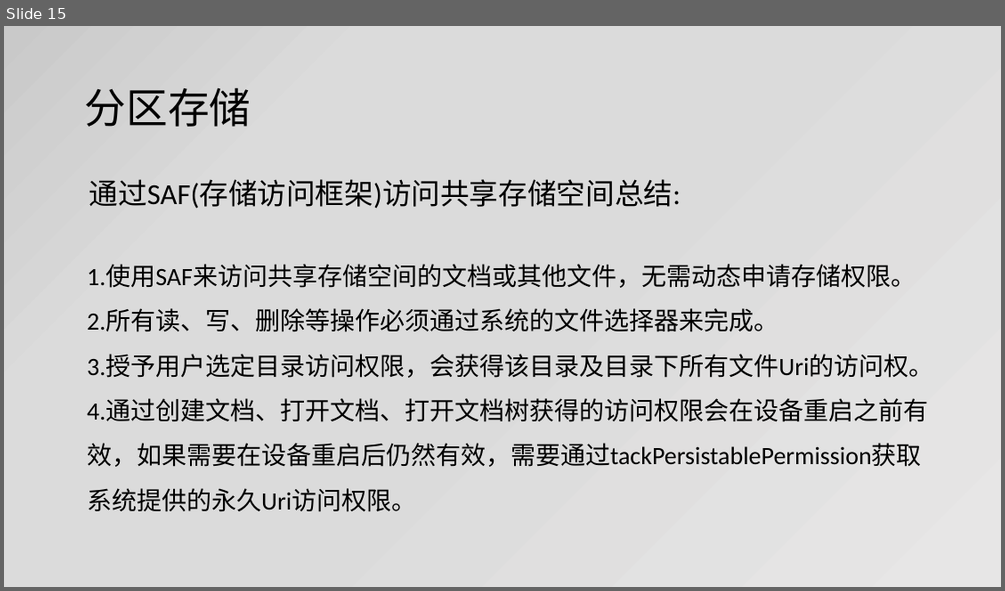
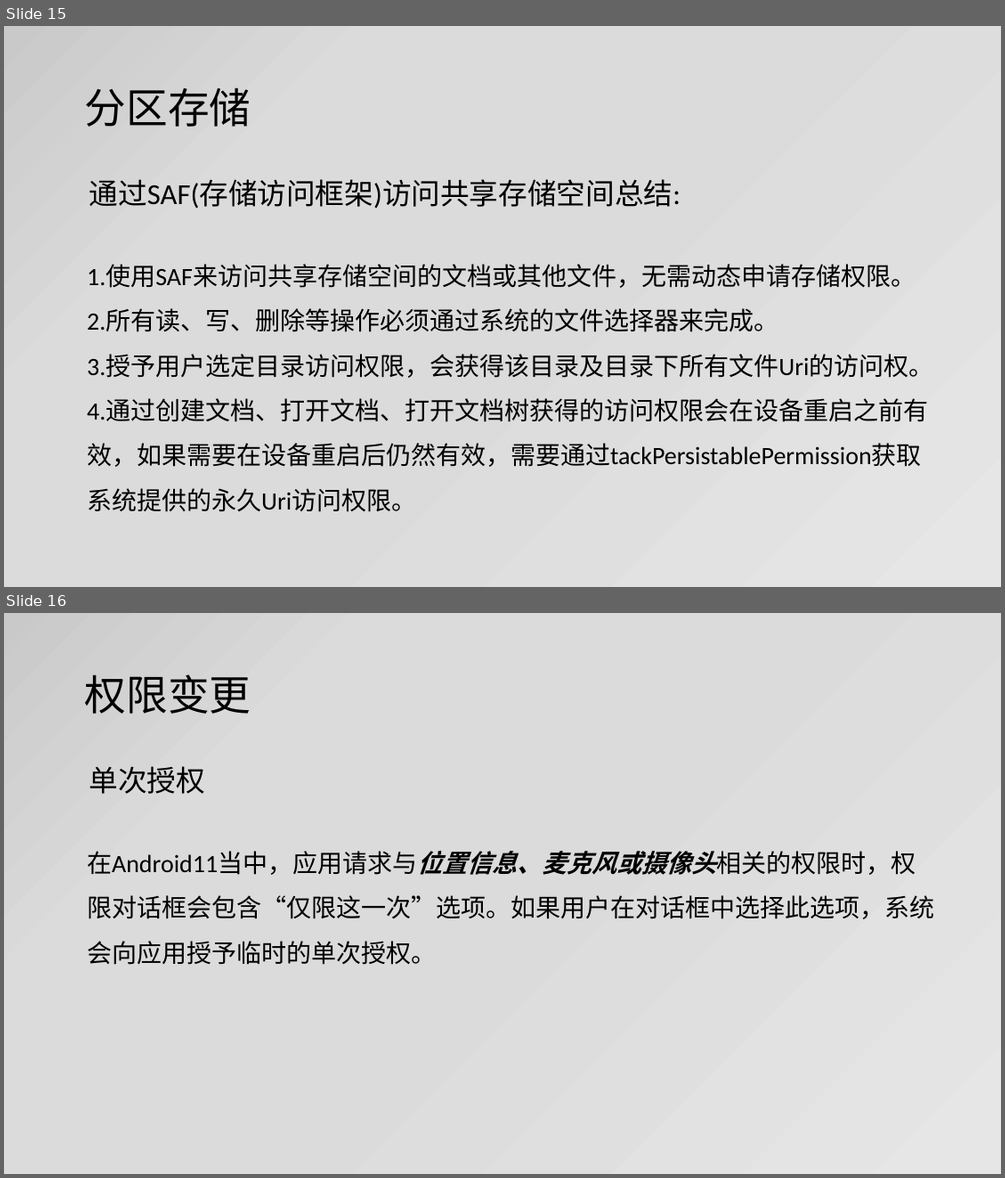
Before and after one commit to jianjunxiao/Adaptation, a slide deck: Android10、11适配.pptx. Shown one above the other, each under a label of ours: slide 15 before the commit, slides 15 and 16 after it. The pictures are 1005x591 and 1005x1178 pixels, drawn with LibreOffice and Linux fonts; fonts in the diff are those of the drawing. Boxes give left, top, right and bottom in pixels: in the first picture for what was removed or moved away, otherwise in the second. Text is boxed around its words. In the diff, an @@ line names an element or a change of style, - is before the commit and + after.

```diff
--- a/Android10、11适配.pptx
+++ b/Android10、11适配.pptx
@@ slide 16 added at [4,613,1001,1174], background gradient #E7E6E6 to #DBDBDB to #C9C9C9 @@
@@ title added at [85,674,251,714], 40 pt, text #000000 @@
+权限变更
@@ text added at [89,766,206,794], 28 pt, text #000000 @@
+单次授权
@@ text added at [87,851,934,965], 24 pt, text #000000 @@
+在Android11当中，应用请求与位置信息、麦克风或摄像头相关的权限时，权限对话框会包含“仅限这一次”选项。如果用户在对话框中选择此选项，系统会向应用授予临时的单次授权。
```
Also in this commit, not shown: 1 slide changed.
